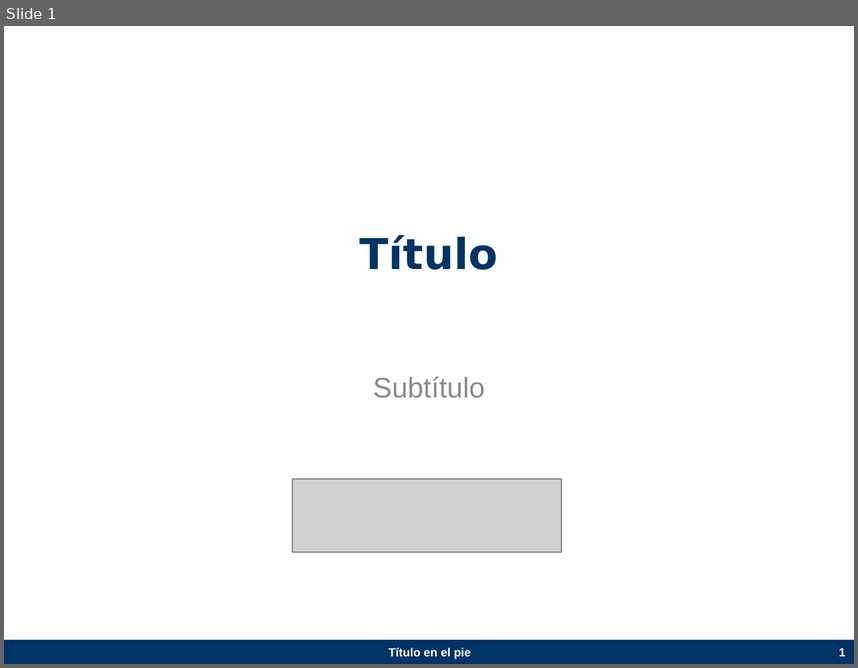
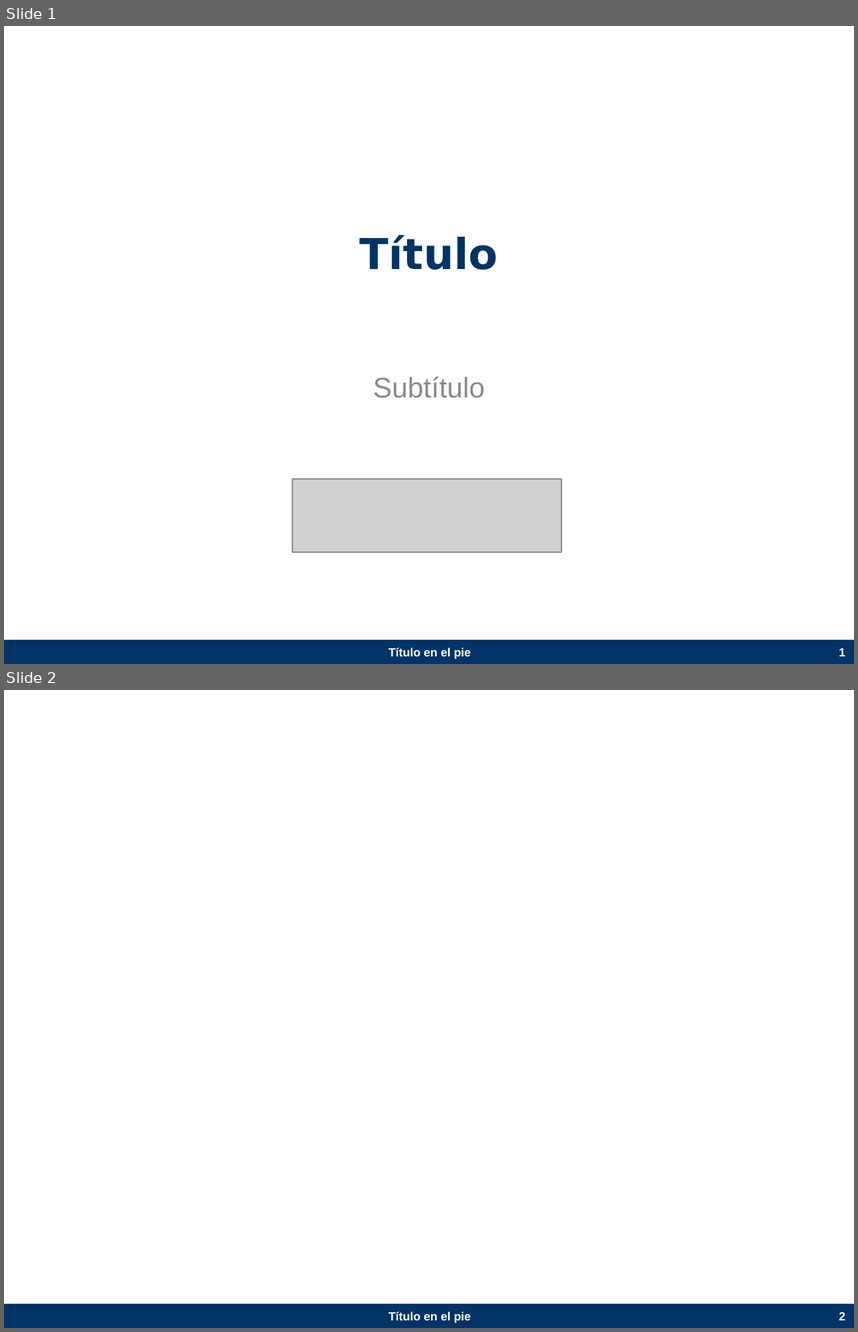
Before and after one commit to GTAS-UC/plantilla-powerpoint, a slide deck: gtas.pptx. Shown one above the other, each under a label of ours: slide 1 before the commit, slides 1 and 2 after it. The pictures are 858x668 and 858x1332 pixels, drawn with LibreOffice and Linux fonts; fonts in the diff are those of the drawing; grey boxes stand for pictures; background and template pictures are left out. Boxes give left, top, right and bottom in pixels: in the first picture for what was removed or moved away, otherwise in the second. Text is boxed around its words. In the diff, an @@ line names an element or a change of style, - is before the commit and + after.

Commit message:
added an empty slide

```diff
--- a/gtas.pptx
+++ b/gtas.pptx
@@ slide 2 added at (4,690,854,1328), background #FFFFFF; not listed: 1 template element that a slide beside it also shows @@
@@ text added at (388,1311,471,1323), 10 pt, text #FFFFFF, bold @@
+Título en el pie
@@ page number added at (839,1312,846,1320), 10 pt, text #FFFFFF, bold @@
+2
```
